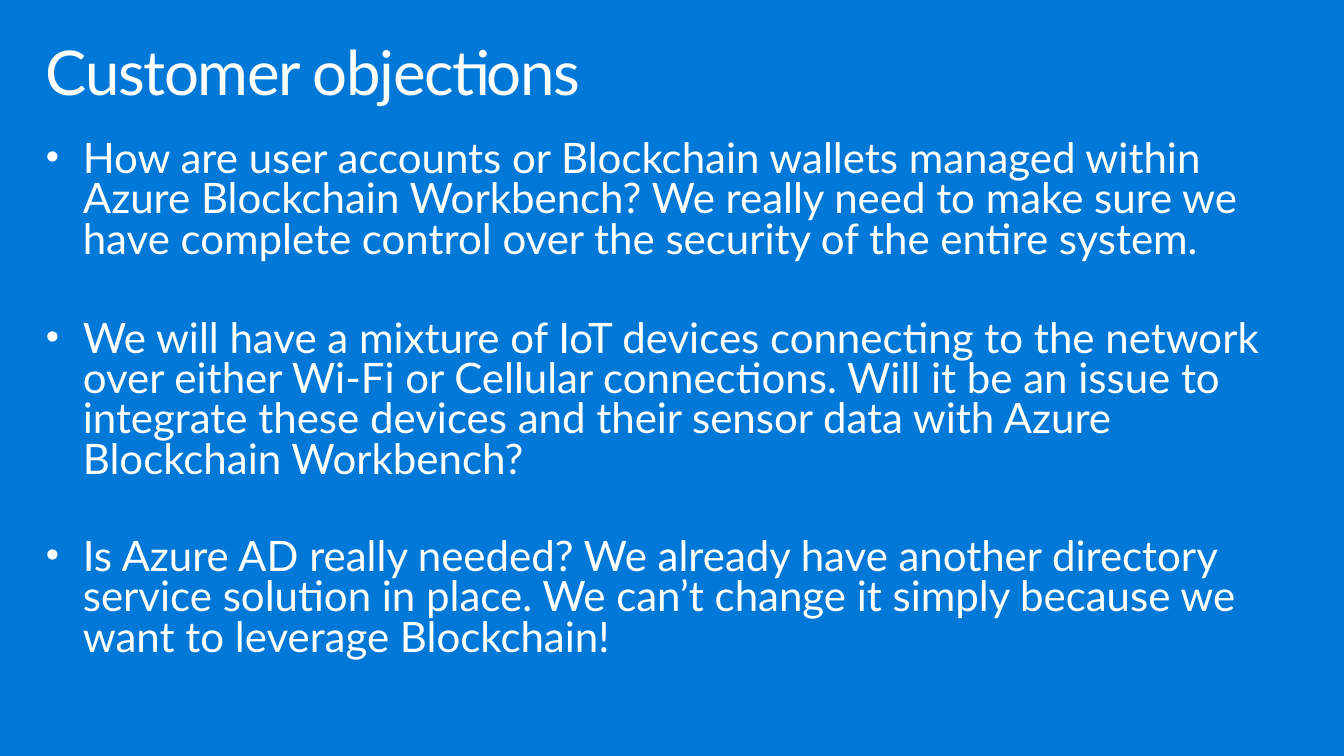
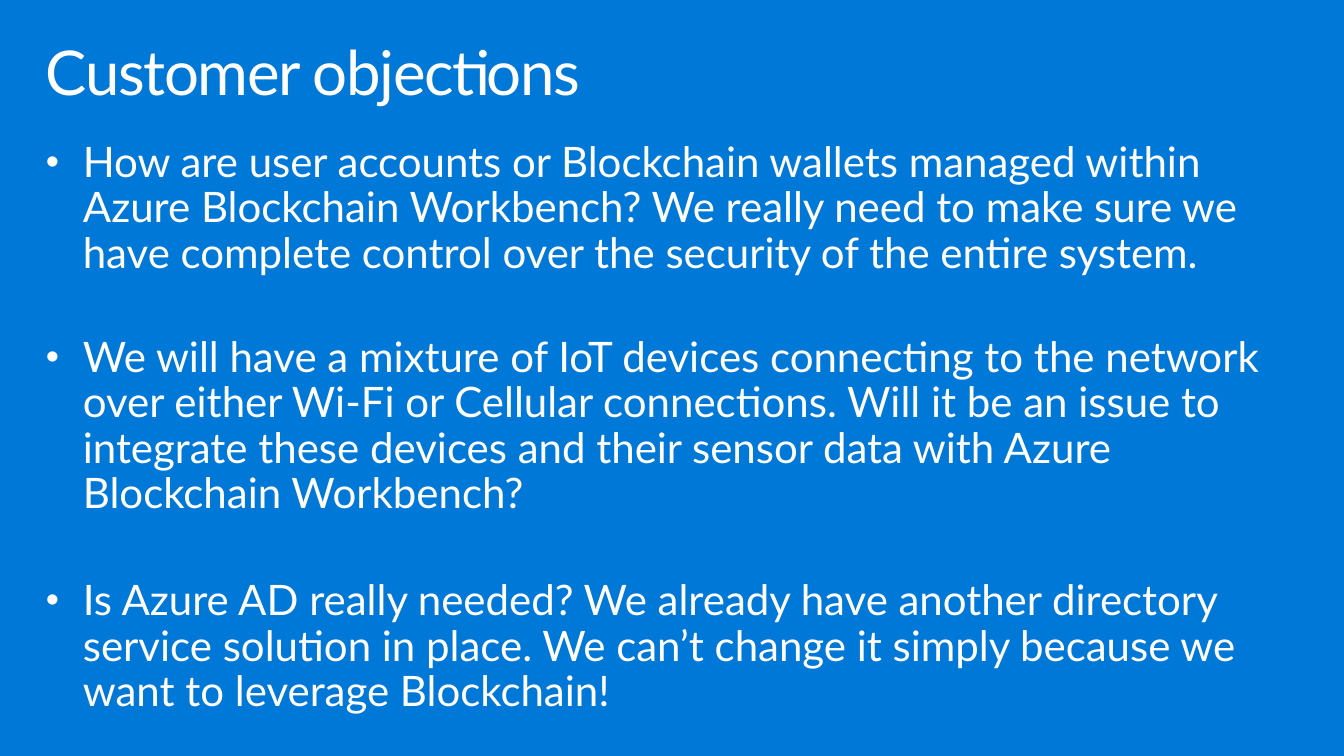
Before and after one commit to Microsoft/MCW-Azure-Blockchain, a slide deck: slide 10 of Whiteboard design session/WDS trainer presentation - Azure Blockchain.pptx. Drawn at 1344x756 pixels with LibreOffice and Linux fonts; fonts in the diff are those of the drawing. Boxes give left, top, right and bottom in pixels: in the first picture for what was removed or moved away, otherwise in the second. Text is boxed around its words. In the diff, an @@ line names an element or a change of style, - is before the commit and + after.

Commit message:
updates as per Issue #5

```diff
--- a/Whiteboard design session/WDS trainer presentation - Azure Blockchain.pptx
+++ b/Whiteboard design session/WDS trainer presentation - Azure Blockchain.pptx
@@ text "How are user accounts or ..." at [83,146,1259,714]: line spacing 0.8 to 0.9 @@
```
Also in this commit, not shown: 2 other slides changed.
